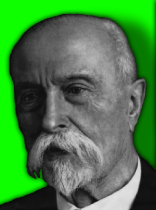
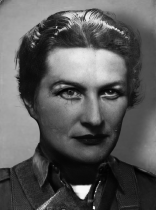
Layers edited between the first and the second 156×210 image:
hid "Layer 7" over [0, 13, 156, 210]
added layer "Layer 13" above "Layer 8" over [0, 8, 156, 210]
hid "Layer 8" over [0, 0, 156, 210]
